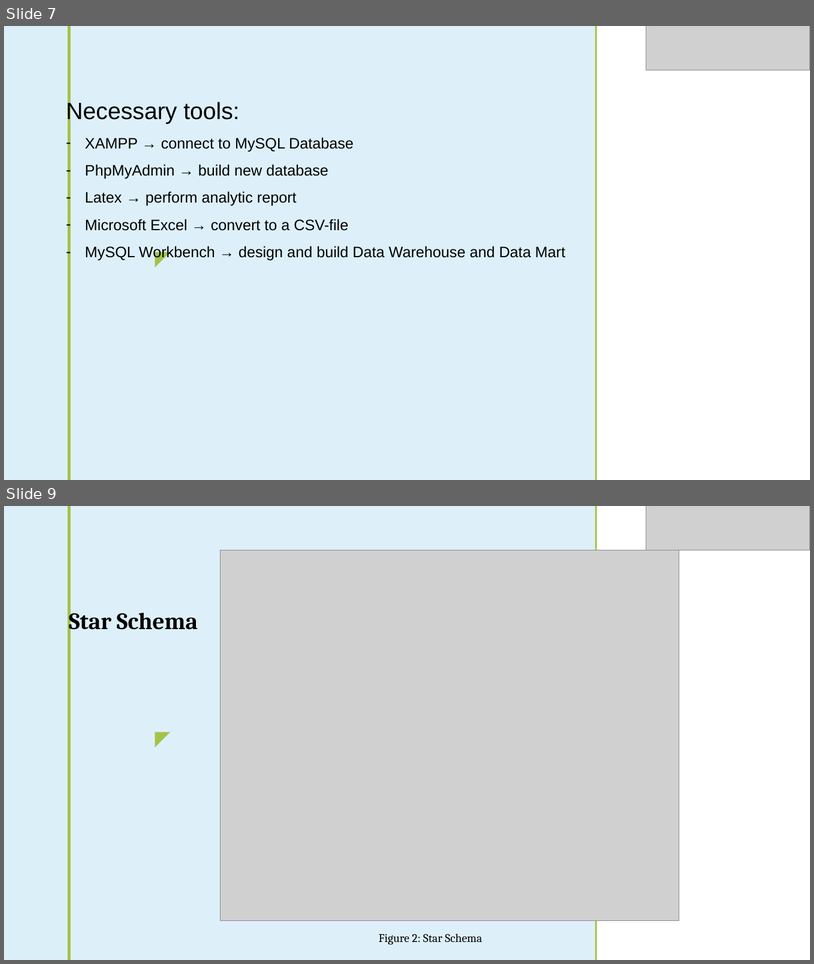
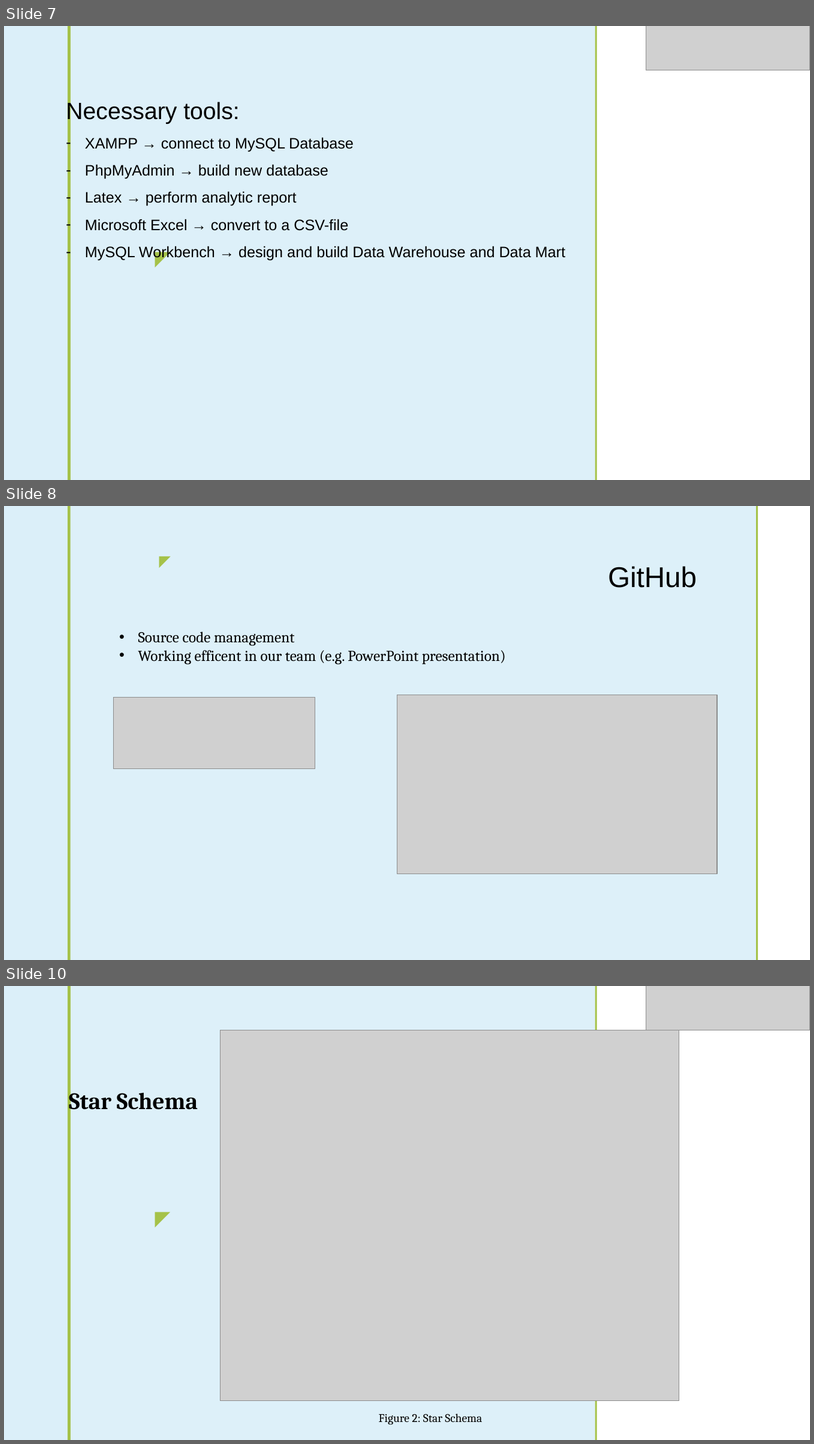
Before and after one commit to turoprophet/DAWA_DWH, a slide deck: DAWA.pptx. Shown one above the other, each under a label of ours: slides 7 and 9 before the commit, slides 7, 8 and 10 after it; the slides between them are not shown. The pictures are 814x964 and 814x1444 pixels, drawn with LibreOffice and Linux fonts; fonts in the diff are those of the drawing; grey boxes stand for pictures; background and template pictures are left out. Boxes give left, top, right and bottom in pixels: in the first picture for what was removed or moved away, otherwise in the second. Text is boxed around its words. In the diff, an @@ line names an element or a change of style, - is before the commit and + after.

```diff
--- a/DAWA.pptx
+++ b/DAWA.pptx
@@ slide 8 added at <box>4,506,810,960</box>, background picture (left out); not listed: 2 template elements that a slide beside it also shows @@
@@ rectangle added at <box>71,506,756,960</box>, fill #DBEFF9 at 92% opacity @@
@@ rectangle added at <box>756,506,758,960</box>, fill #A5C249 @@
@@ text added at <box>149,549,176,573</box>, 18 pt, text #A5C249 @@
+◤
@@ title added at <box>608,566,697,588</box>, 34 pt, text #000000 @@
+GitHub
@@ text added at <box>138,631,506,664</box>, 18 pt, text #000000 @@
+• Source code management
+• Working efficent in our team (e.g. PowerPoint presentation)
@@ picture added at <box>113,697,315,769</box> @@
@@ picture added at <box>397,695,717,874</box> @@
@@ what was slide 9 is now slide 10 @@
```
Also in this commit, not shown: 1 slide changed, 1 other file.
